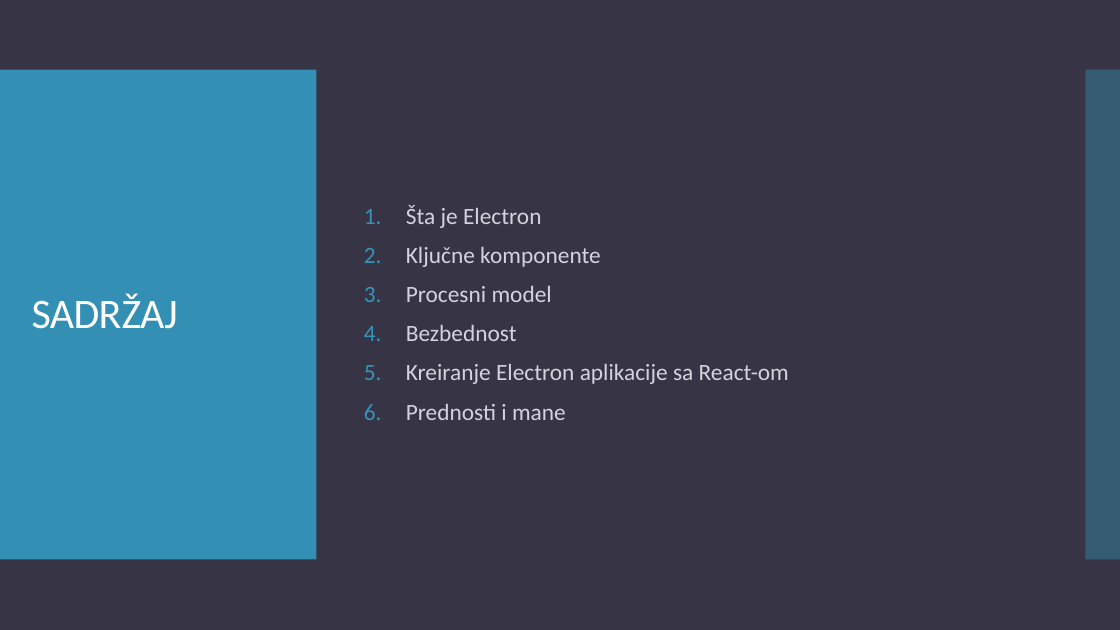
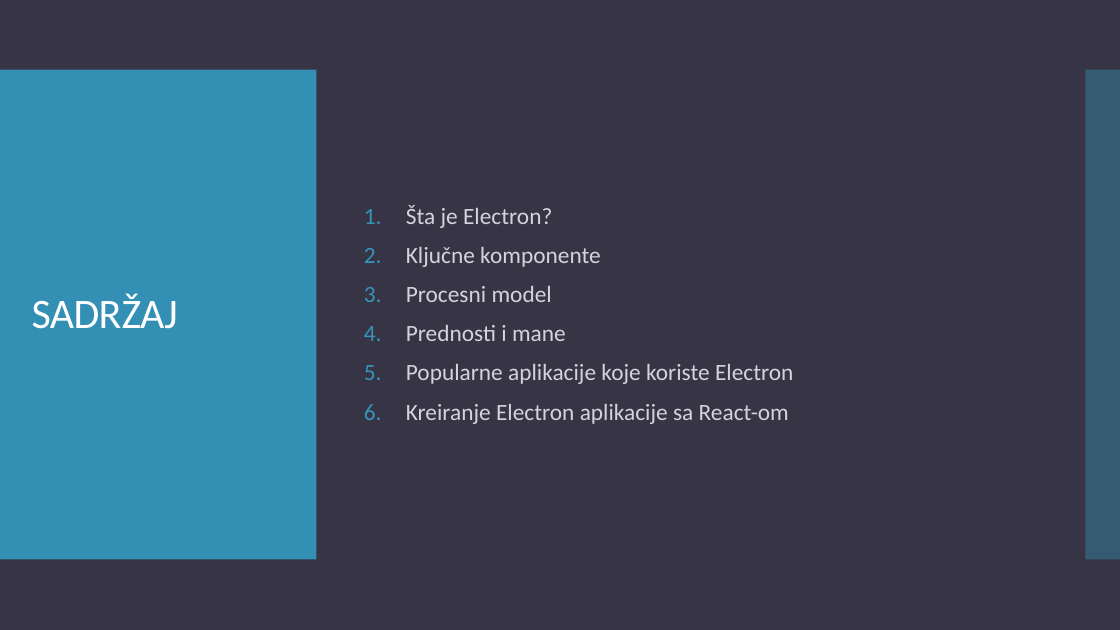
Before and after one commit to teodora18040cvetkovic/electron_react, a slide deck: slide 2 of Electron.pptx. Drawn at 1120x630 pixels with LibreOffice and Linux fonts; fonts in the diff are those of the drawing. Boxes give left, top, right and bottom in pixels: in the first picture for what was removed or moved away, otherwise in the second. Text is boxed around its words. In the diff, an @@ line names an element or a change of style, - is before the commit and + after.

```diff
--- a/Electron.pptx
+++ b/Electron.pptx
@@ text at [406,205,552,228]: text changed @@
-1. Šta je Electron
+1. Šta je Electron?
@@ text at [406,325,793,384]: text changed @@
-4. Bezbednost
+4. Prednosti i mane
+5. Popularne aplikacije koje koriste Electron
@@ text at [406,404,566,420]: paragraph removed @@
-6. Prednosti i mane
```
Also in this commit, not shown: 6 other slides changed, 2 slides added, 4 slides removed, 1 other file.
